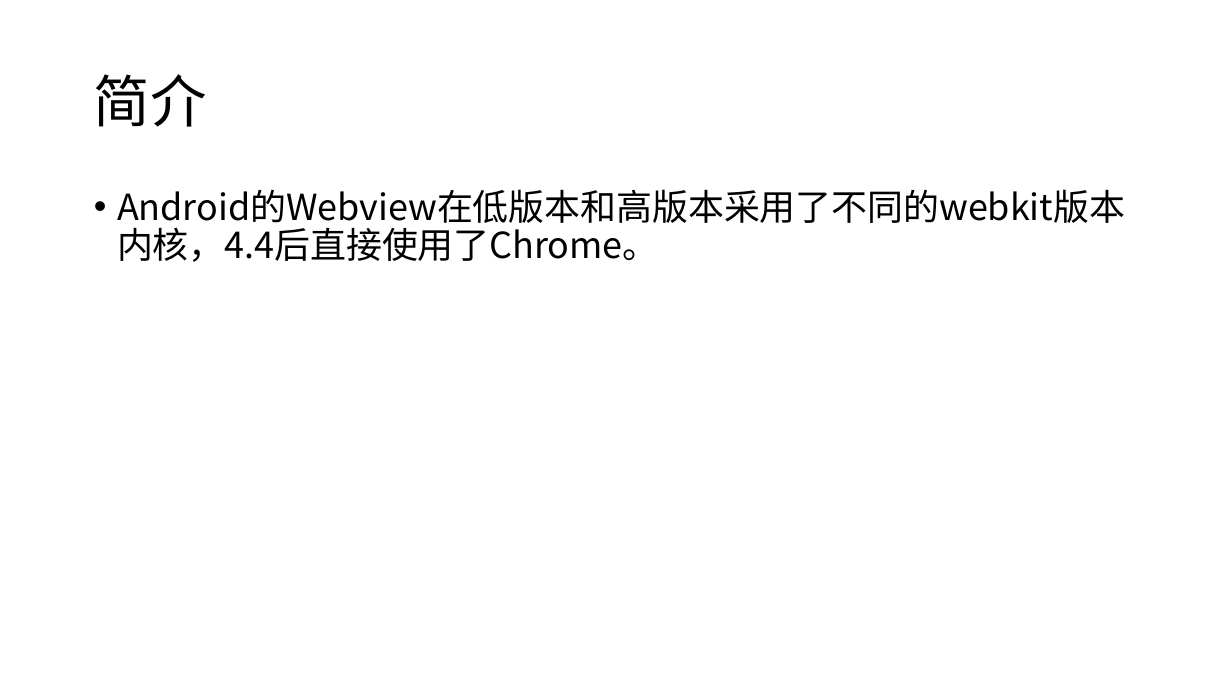
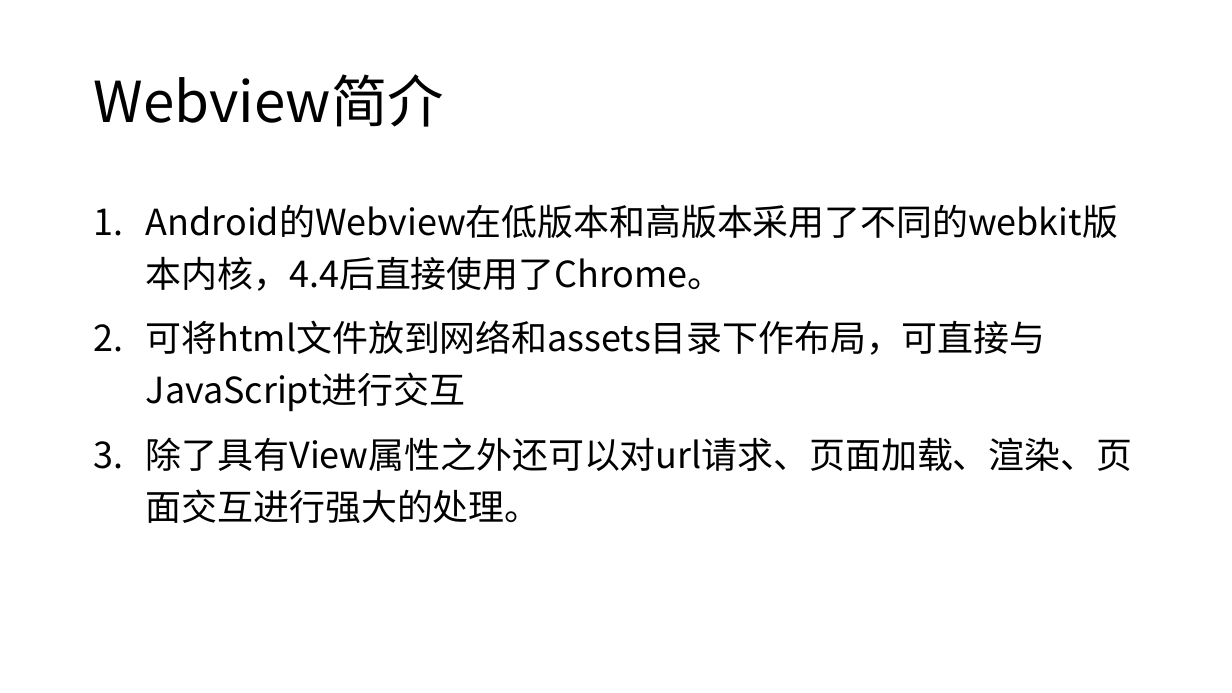
Before and after one commit to zxf2871/share, a slide deck: slide 3 of webview讲解.pptx. Drawn at 1232x693 pixels with LibreOffice and Linux fonts; fonts in the diff are those of the drawing. Boxes give left, top, right and bottom in pixels: in the first picture for what was removed or moved away, otherwise in the second. Text is boxed around its words. In the diff, an @@ line names an element or a change of style, - is before the commit and + after.

```diff
--- a/webview讲解.pptx
+++ b/webview讲解.pptx
@@ title at [94,74,444,127]: text changed @@
-简介
+Webview简介
@@ text "Android的Webview在低版本和高版本采用了不同的webkit版本内核，4.4后直接使用了Chrome。" at [146,256,1132,523]: vertical alignment top to middle @@
@@ text at [146,256,724,291]: bullet • to 1.; line spacing 0.9 to 1.2 @@
@@ text at [146,320,1132,523]: paragraphs added @@
+2. 可将html文件放到网络和assets目录下作布局，可直接与JavaScript进行交互
+3. 除了具有View属性之外还可以对url请求、页面加载、渲染、页面交互进行强大的处理。
```
Also in this commit, not shown: 1 slide added, 1 other file.
